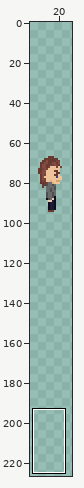
File history of a pixel-art file, dev/player.aseprite. Above, an overview of the earlier version with the close-up marked.
Close-up. As it was:
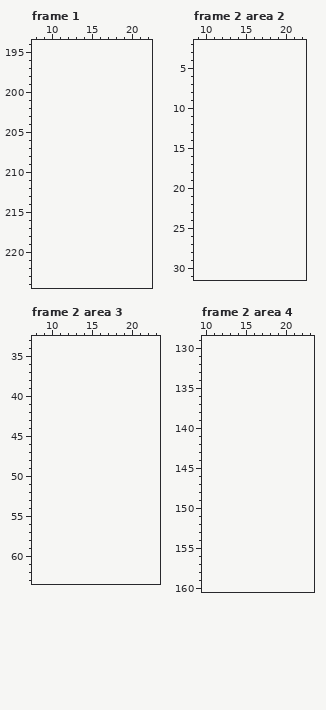
32x32 pixels, 8 frames. Colours within 5 levels of each other are drawn and written as one. Shown: frame 1: x 8..22, y 194..224; frame 2 area 2: x 9..22, y 2..31; frame 2 area 3: x 8..23, y 33..63; frame 2 area 4: x 10..23, y 129..160. The old version is drawn lined up with the new one, on the new canvas. The wide view leaves out empty margins. The commit also changed other frames or places, which this record leaves out.
The same view after the edit:
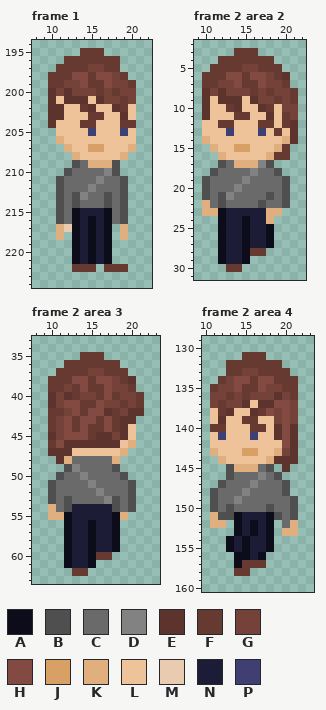
Palette (. is transparent): A #0c0c1b  B #4f4f4f  C #6a6a6a  D #828282  E #5c342d  F #663931  G #754239  H #824a40  J #d9a066  K #e0af80  L #eec39a  M #e9ccb0  N #1c1c36  P #3f3f74
Difference:
canvas 32x32 -> 32x256, the old top-left corner now at 0,64
--- frame 1
@@ x 8..22 @@
 194 ...............
-195 ...............
-196 ...............
-197 ...............
-198 ...............
-199 ...............
-200 ...............
-201 ...............
-202 ...............
-203 ...............
-204 ...............
-205 ...............
-206 ...............
-207 ...............
-208 ...............
-209 ...............
-210 ...............
-211 ...............
-212 ...............
-213 ...............
-214 ...............
-215 ...............
-216 ...............
-217 ...............
-218 ...............
-219 ...............
-220 ...............
-221 ...............
-222 ...............
+195 ......FFF......
+196 ....FFFFFFF....
+197 ...FFFFGGFF....
+198 ..FFFHHFHHGF...
+199 ..FFGGHFFHGGF..
+200 ..EGEGGGFGFGG..
+201 ..ELEEELEGGFG..
+202 ..EELLFELLEFL..
+203 ..EELLLFFLLEL..
+204 ..ELLLFFLLLFF..
+205 ...LLLLPLLLPL..
+206 ...KLLLLLLLLL..
+207 ....KLLJJLLLK..
+208 .....KLLLLLK...
+209 .....BCKKKB....
+210 ....BCCCCDB....
+211 ...BCCCCDCCB...
+212 ...BCCCDCCCB...
+213 ...BCBDCCBCB...
+214 ...BCBCCCBCB...
+215 ...BCANNNACB...
+216 ...BCANANACB...
+217 ...KMANANA.K...
+218 ...K.ANANA.K...
+219 .....ANANA.....
+220 .....ANANA.....
+221 .....ANANA.....
+222 .....FFF.FFF...
 223 ...............
--- frame 2 area 2
@@ x 9..22 @@
  2 ..............
- 3 ..............
- 4 ..............
- 5 ..............
- 6 ..............
- 7 ..............
- 8 ..............
- 9 ..............
-10 ..............
-11 ..............
-12 ..............
-13 ..............
-14 ..............
-15 ..............
-16 ..............
-17 ..............
-18 ..............
-19 ..............
-20 ..............
-21 ..............
-22 ..............
-23 ..............
-24 ..............
-25 ..............
-26 ..............
-27 ..............
-28 ..............
-29 ..............
-30 ..............
+ 3 .....FFF......
+ 4 ...FFFFFFF....
+ 5 ..FFFFGGFFF...
+ 6 .FFFHHFHHGFE..
+ 7 .FFGGHFFHGGF..
+ 8 .EGEGGGFGFGGF.
+ 9 .ELEEELEGGFGF.
+10 .ELLFELLEFLGG.
+11 .ELLLFFLLELFG.
+12 .LLFFLLLFFLFE.
+13 .LLLPLLLPLFLE.
+14 .KLLLLLLLLLKE.
+15 ..KLLJJLLLKF..
+16 ...KLLLLLKFF..
+17 ...BCKKKDB....
+18 ..BCCCCDCCB...
+19 .BCCCCDCCCCB..
+20 .BCCCDCCCCCB..
+21 .BCBDCCCCBCB..
+22 .KCBCCCCBCCB..
+23 .KKANNNNNKK...
+24 ...ANNANNK....
+25 ...ANNANNA....
+26 ...ANNANNA....
+27 ...ANNANNA....
+28 ...ANNAFF.....
+29 ...ANNA.......
+30 ....FF........
 31 ..............
--- frame 2 area 3
@@ x 8..23 @@
 34 ................
-35 ................
-36 ................
-37 ................
-38 ................
-39 ................
-40 ................
-41 ................
-42 ................
-43 ................
-44 ................
-45 ................
-46 ................
-47 ................
-48 ................
-49 ................
-50 ................
-51 ................
-52 ................
-53 ................
-54 ................
-55 ................
-56 ................
-57 ................
-58 ................
-59 ................
-60 ................
-61 ................
-62 ................
+35 ......FFF.......
+36 ....FFFFFFF.....
+37 ...FFFFGGFFF....
+38 ..FFFHHFHHGFE...
+39 ..FFGFHFFHGGF...
+40 ..EGEFGGFHFGGF..
+41 ..EGHHFFHGGFGF..
+42 ..FFGHFHHEFGEE..
+43 ..FGHFHHFHFEE...
+44 ..FGHFHFFHFEL...
+45 ..EGHHHFEEGEL...
+46 ..FHEEEEEEELK...
+47 ..EEELLLLLLK....
+48 ...EKCCCCCK.....
+49 ....BDCCCCB.....
+50 ...BCCDCCCCB....
+51 ..BCCCCDCCCCB...
+52 ..BCCCCCDCCCB...
+53 ..BCBCCCCDBCB...
+54 ..KCBNNNNNBCB...
+55 ..KKANNNNNAK....
+56 ....ANNANNA.....
+57 ....ANNANNA.....
+58 ....ANNANNA.....
+59 ....ANNANNA.....
+60 ....ANNAFF......
+61 ....ANNA........
+62 .....FF.........
 63 ................
--- frame 2 area 4
@@ x 10..23 @@
 130 ..............
-131 ..............
-132 ..............
-133 ..............
-134 ..............
-135 ..............
-136 ..............
-137 ..............
-138 ..............
-139 ..............
-140 ..............
-141 ..............
-142 ..............
-143 ..............
-144 ..............
-145 ..............
-146 ..............
-147 ..............
-148 ..............
-149 ..............
-150 ..............
-151 ..............
-152 ..............
-153 ..............
-154 ..............
-155 ..............
-156 ..............
-157 ..............
-158 ..............
+131 .....FFF......
+132 ...FFFFFFF....
+133 ...FFGGFFFF...
+134 ..FGHHFHHFFF..
+135 .FGGHFFHGGFF..
+136 .GGFGFGGGEGF..
+137 .GFGGELEEHHG..
+138 .LFELLEFHGHG..
+139 .LELLFFLLGHG..
+140 .FFLLLFFLEHE..
+141 .LPLLLPLLEHE..
+142 .LLLLLLLLLHE..
+143 .KLLLJJLLKGE..
+144 ..KLLLLLKEEE..
+145 ...BKKKCB.E...
+146 ...BCCCDCB....
+147 ..BCCCDCCCB...
+148 .BCCCDCCCCB...
+149 .BCCDCCCCCCB..
+150 .BCBCCCCBCCB..
+151 .KBBANNNABCB..
+152 .KK.ANANA.CK..
+153 ....ANANA.KK..
+154 ...ANANNA.....
+155 ...ANANNA.....
+156 ....AANA......
+157 ....AFFF......
+158 ....FF........
 159 ..............
Boxes around the changes in both close-ups, in picture pixels (x1, y1, x2, y2):
added: (48, 48, 136, 272)
added: (202, 48, 298, 272)
added: (48, 352, 144, 576)
added: (210, 352, 298, 576)
